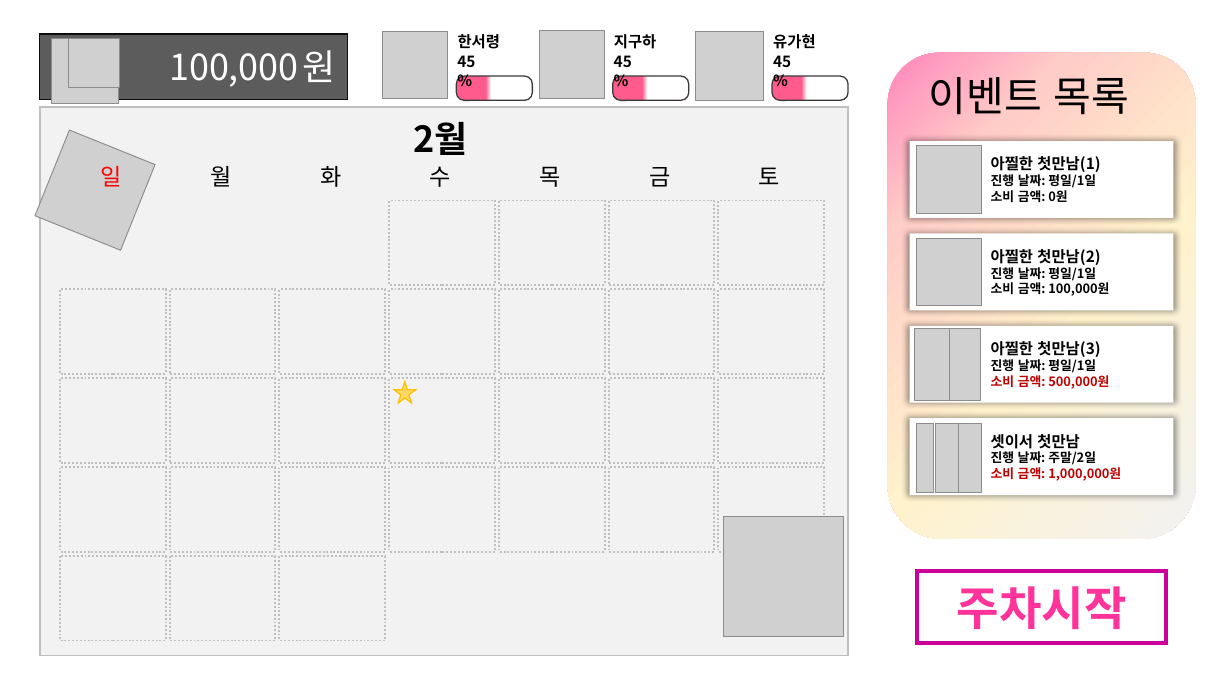
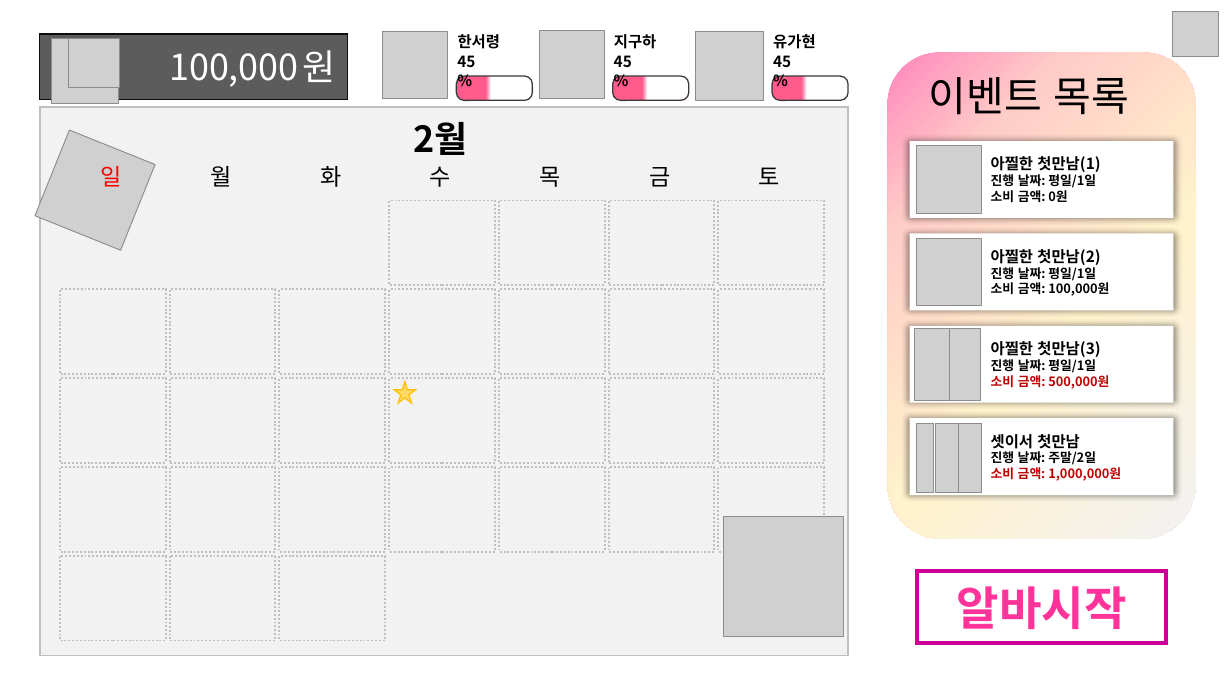
Before and after one commit to kogito0325/The-Scent-of-That-Season, a slide deck: slide 3 of Documentation/기획서/시스템/달력디자인.pptx (slide 2 before the commit). Drawn at 1232x693 pixels with LibreOffice and Linux fonts; fonts in the diff are those of the drawing; grey boxes stand for pictures; background and template pictures are left out. Boxes give left, top, right and bottom in pixels: in the first picture for what was removed or moved away, otherwise in the second. Text is boxed around its words. In the diff, an @@ line names an element or a change of style, - is before the commit and + after.

Commit message:
(추가) 달력 UI 세분화 및 기획서 작성 시작

```diff
--- a/Documentation/기획서/시스템/달력디자인.pptx
+++ b/Documentation/기획서/시스템/달력디자인.pptx
@@ picture added at bbox=[1173, 11, 1219, 57] @@
@@ text in rectangle at bbox=[957, 586, 1127, 629]: text changed @@
-주차시작
+알바시작
```
Also in this commit, not shown: 1 other slide changed, 3 slides added, 1 other file.
